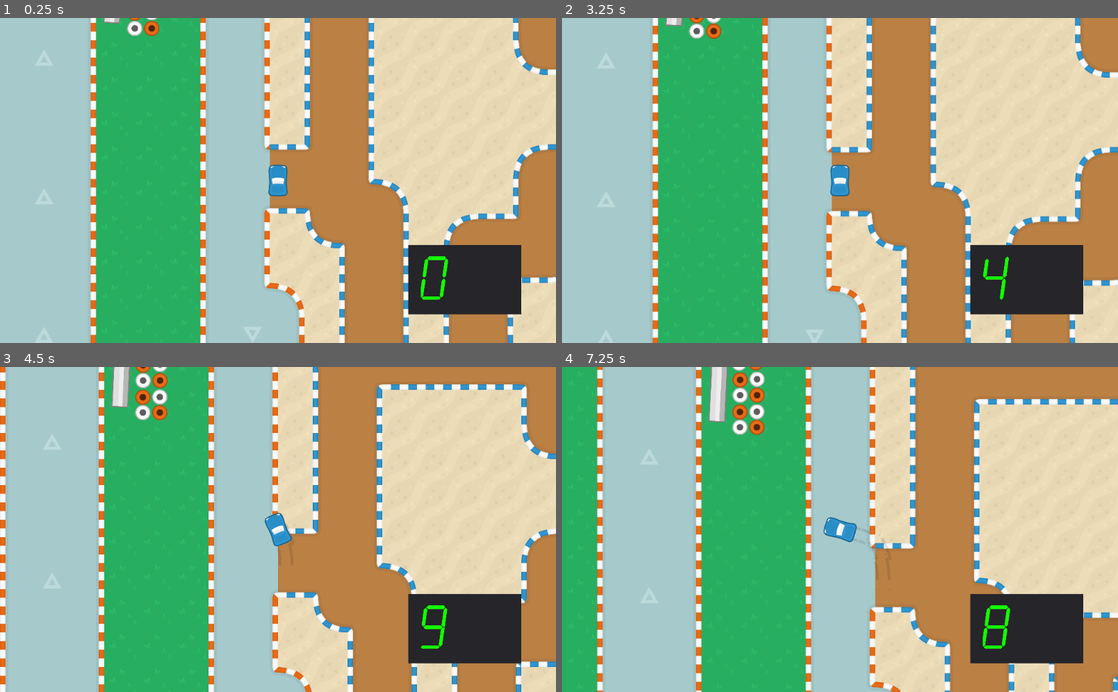
Above: before the commit, frames 1-4 (two rows, left to right).
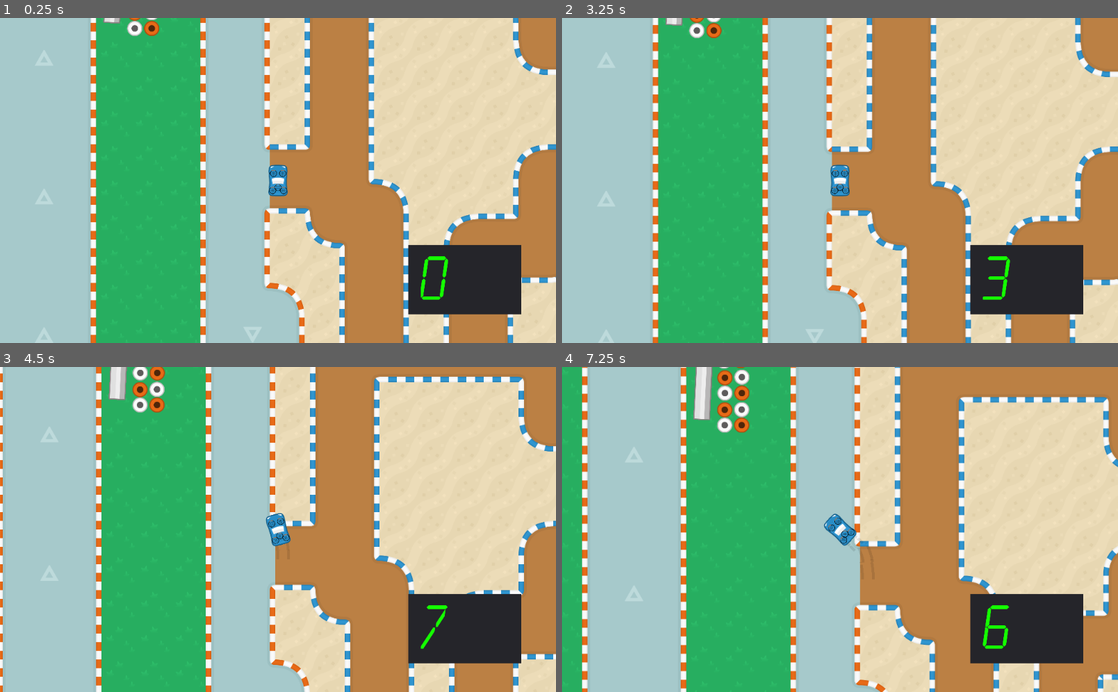
Above: after the commit, the same moments.

Repository: realtradam/optimal-direction
Game: Godot game, scene res://World.tscn
Two runs of this game, one before a commit and one after it. Both use one fixed random seed, a clock stepped at 60 frames per second and the inputs below.
Inputs:
- Up to frame 1 (0.25 s): no input
- Up to frame 2 (3.25 s): tap Enter at 0.5, 2 s; hold D (steer_right) 0.53-1.28 s; hold Shift (grip) 0.53-1.28 s; tap Space (brake) at 1.25, 2.75 s; hold Space (brake) 1.28-2.03 s; tap Shift (grip) at 1.35, 2.85 s; hold D (steer_right) 2.03-2.78 s; hold Shift (grip) 2.03-2.78 s; hold W (forward) from 2.78 s (still down)
- Up to frame 3 (4.5 s): release W (forward) at 3.53 s; hold Shift (grip) 3.53-4.28 s; hold A (steer_left) from 3.53 s (still down); tap Shift (grip) at 4.35 s
- Up to frame 4 (7.25 s): release A (steer_left) at 5.03 s; hold Space (brake) 5.03-5.78 s; hold Shift (grip) 5.03-5.78 s; hold D (steer_right) 5.78-6.53 s; tap Shift (grip) at 5.85 s; hold W (forward) from 6.53 s (still down); hold Shift (grip) from 6.53 s (still down)

The runs differ from the first frame. In frame 1, less than 0.1% of the frame differs, in the area x 48-52%, y 46-55%; in frame 2, 2.2%; in frame 3, 12%; in frame 4, 25%, in the area x 3-100%, y 0-100%.

Commit message:
Wheels have been made more modular and easier to modify properties

Diff:
--- a/Racing-Game/4WheelCar/4WheelCar.tscn
+++ b/Racing-Game/4WheelCar/4WheelCar.tscn
@@ -1,34 +1,37 @@
-[gd_scene load_steps=10 format=2]
+[gd_scene load_steps=8 format=2]
 
 [ext_resource path="res://4WheelCar/CarBody.gd" type="Script" id=1]
 [ext_resource path="res://Art(non-orig)/PNG/Cars/big/blue/car_blue_2.png" type="Texture" id=2]
-[ext_resource path="res://4WheelCar/FrontWheel.gd" type="Script" id=3]
-[ext_resource path="res://4WheelCar/Skid/SkidController.gd" type="Script" id=4]
-[ext_resource path="res://4WheelCar/BackWheel.gd" type="Script" id=5]
-
-[sub_resource type="RectangleShape2D" id=1]
+[ext_resource path="res://Art(non-orig)/crosshair(isorig).png" type="Texture" id=3]
+[ext_resource path="res://4WheelCar/CarProperties.gd" type="Script" id=6]
+[ext_resource path="res://4WheelCar/WheelCreation.gd" type="Script" id=9]
 
 [sub_resource type="RectangleShape2D" id=2]
 extents = Vector2( 35.7301, 58.1399 )
 
-[sub_resource type="RectangleShape2D" id=3]
-extents = Vector2( 6.93714, 14.1584 )
-
-[sub_resource type="RectangleShape2D" id=4]
-extents = Vector2( 7.07375, 14.3787 )
+[sub_resource type="RectangleShape2D" id=1]
 
 [node name="4WheelCar" type="Node"]
+script = ExtResource( 6 )
 
 [node name="CarBody" type="RigidBody2D" parent="."]
 position = Vector2( -0.446396, -0.582428 )
 z_index = 1
-mass = 20.0
+mass = 30.0
 script = ExtResource( 1 )
+
+[node name="Sprite" type="Sprite" parent="CarBody"]
+texture = ExtResource( 2 )
+
+[node name="CollisionShape2D" type="CollisionShape2D" parent="CarBody"]
+visible = false
+modulate = Color( 0, 0, 0, 1 )
+shape = SubResource( 2 )
 
 [node name="Engine" type="RigidBody2D" parent="CarBody"]
 position = Vector2( 0, 26 )
 z_index = 2
-mass = 30.0
+mass = 10.0
 
 [node name="CollisionShape2D" type="CollisionShape2D" parent="CarBody/Engine"]
 z_index = 2
@@ -38,105 +41,13 @@
 "_edit_group_": true
 }
 
-[node name="Sprite" type="Sprite" parent="CarBody"]
-texture = ExtResource( 2 )
-
-[node name="CollisionShape2D" type="CollisionShape2D" parent="CarBody"]
-visible = false
-modulate = Color( 0, 0, 0, 1 )
-shape = SubResource( 2 )
+[node name="Sprite" type="Sprite" parent="CarBody/Engine"]
+texture = ExtResource( 3 )
 
 [node name="Wheels" type="Node" parent="CarBody"]
-
-[node name="FRWheel" type="RigidBody2D" parent="CarBody/Wheels"]
-position = Vector2( 24.7786, -36.8564 )
-mass = 15.0
-linear_damp = 0.4
-angular_damp = 7.04
-script = ExtResource( 3 )
-__meta__ = {
-"_edit_group_": true
-}
-
-[node name="CollisionShape2D" type="CollisionShape2D" parent="CarBody/Wheels/FRWheel"]
-shape = SubResource( 3 )
-disabled = true
-
-[node name="SkidController4" type="Node" parent="CarBody/Wheels/FRWheel"]
-script = ExtResource( 4 )
-
-[node name="FLWheel" type="RigidBody2D" parent="CarBody/Wheels"]
-position = Vector2( -25.6184, -36.8564 )
-mass = 15.0
-linear_damp = 0.4
-angular_damp = 7.04
-script = ExtResource( 3 )
-__meta__ = {
-"_edit_group_": true
-}
-
-[node name="CollisionShape2D" type="CollisionShape2D" parent="CarBody/Wheels/FLWheel"]
-shape = SubResource( 4 )
-disabled = true
-
-[node name="SkidController3" type="Node" parent="CarBody/Wheels/FLWheel"]
-script = ExtResource( 4 )
-
-[node name="BLWheel" type="RigidBody2D" parent="CarBody/Wheels"]
-position = Vector2( -22.4074, 38.5726 )
-mass = 15.0
-linear_damp = 0.4
-angular_damp = 7.04
-script = ExtResource( 5 )
-__meta__ = {
-"_edit_group_": true
-}
-
-[node name="CollisionShape2D" type="CollisionShape2D" parent="CarBody/Wheels/BLWheel"]
-shape = SubResource( 4 )
-disabled = true
-
-[node name="SkidController2" type="Node" parent="CarBody/Wheels/BLWheel"]
-script = ExtResource( 4 )
-
-[node name="BRWheel" type="RigidBody2D" parent="CarBody/Wheels"]
-position = Vector2( 21.2326, 38.4176 )
-mass = 15.0
-linear_damp = 0.4
-angular_damp = 7.04
-script = ExtResource( 5 )
-__meta__ = {
-"_edit_group_": true
-}
-
-[node name="CollisionShape2D" type="CollisionShape2D" parent="CarBody/Wheels/BRWheel"]
-shape = SubResource( 4 )
-disabled = true
-
-[node name="SkidController" type="Node" parent="CarBody/Wheels/BRWheel"]
-script = ExtResource( 4 )
-
-[node name="PinJointFR" type="PinJoint2D" parent="CarBody"]
-position = Vector2( 25.2246, -36.274 )
-node_a = NodePath("../Wheels/FRWheel")
-node_b = NodePath("..")
-
-[node name="PinJointBR" type="PinJoint2D" parent="CarBody"]
-position = Vector2( 21.6786, 39.155 )
-node_a = NodePath("../Wheels/BRWheel")
-node_b = NodePath("..")
-
-[node name="PinJointBL" type="PinJoint2D" parent="CarBody"]
-position = Vector2( -21.961, 39.155 )
-node_a = NodePath("../Wheels/BLWheel")
-node_b = NodePath("..")
-
-[node name="PinJointFL" type="PinJoint2D" parent="CarBody"]
-position = Vector2( -25.1724, -36.274 )
-node_a = NodePath("../Wheels/FLWheel")
-node_b = NodePath("..")
+script = ExtResource( 9 )
 
 [node name="PinjointEngine" type="PinJoint2D" parent="CarBody"]
 position = Vector2( 0, 26 )
-node_a = NodePath("../..")
+node_a = NodePath("../Engine")
 node_b = NodePath("..")
--- a/Racing-Game/4WheelCar/BackWheel.gd
+++ b/Racing-Game/4WheelCar/BackWheel.gd
@@ -33,6 +33,7 @@
 
 	if Input.is_action_pressed("forward"):
 		if !Input.is_action_pressed("brake"):
+			print("GO")
 			apply_central_impulse(Vector2(0,-gear(velocity, hp, acceleration)).rotated(carAngle)*delta*5000)
 		else:
 			pass
--- /dev/null
+++ b/Racing-Game/4WheelCar/BackWheel.tscn
@@ -0,0 +1,28 @@
+[gd_scene load_steps=5 format=2]
+
+[ext_resource path="res://4WheelCar/Skid/SkidController.gd" type="Script" id=1]
+[ext_resource path="res://4WheelCar/BackWheel.gd" type="Script" id=2]
+[ext_resource path="res://Art(non-orig)/crosshair(isorig).png" type="Texture" id=3]
+
+[sub_resource type="RectangleShape2D" id=1]
+extents = Vector2( 7.07375, 14.3787 )
+
+[node name="BackWheel" type="RigidBody2D"]
+z_index = 2
+mass = 15.0
+linear_damp = 0.4
+angular_damp = 7.04
+script = ExtResource( 2 )
+__meta__ = {
+"_edit_group_": true
+}
+
+[node name="CollisionShape2D" type="CollisionShape2D" parent="."]
+shape = SubResource( 1 )
+disabled = true
+
+[node name="SkidController2" type="Node" parent="."]
+script = ExtResource( 1 )
+
+[node name="Sprite" type="Sprite" parent="."]
+texture = ExtResource( 3 )
--- /dev/null
+++ b/Racing-Game/4WheelCar/CarProperties.gd
@@ -0,0 +1,23 @@
+extends Node
+
+var steerSplitA = 20
+var steerSplitB = 40
+var steerHeight = 2.6
+var steerLimit = 73
+var steerMinimum = 1
+
+var hp = 4.0
+var acceleration = 5
+# Declare member variables here. Examples:
+# var a = 2
+# var b = "text"
+
+
+# Called when the node enters the scene tree for the first time.
+func _ready():
+	pass # Replace with function body.
+
+
+# Called every frame. 'delta' is the elapsed time since the previous frame.
+#func _process(delta):
+#	pass
--- /dev/null
+++ b/Racing-Game/4WheelCar/FrontWheel.tscn
@@ -0,0 +1,28 @@
+[gd_scene load_steps=5 format=2]
+
+[ext_resource path="res://4WheelCar/Skid/SkidController.gd" type="Script" id=1]
+[ext_resource path="res://4WheelCar/FrontWheel.gd" type="Script" id=2]
+[ext_resource path="res://Art(non-orig)/crosshair(isorig).png" type="Texture" id=3]
+
+[sub_resource type="RectangleShape2D" id=1]
+extents = Vector2( 6.93714, 14.1584 )
+
+[node name="FrontWheel" type="RigidBody2D"]
+z_index = 2
+mass = 15.0
+linear_damp = 0.4
+angular_damp = 7.04
+script = ExtResource( 2 )
+__meta__ = {
+"_edit_group_": true
+}
+
+[node name="CollisionShape2D" type="CollisionShape2D" parent="."]
+shape = SubResource( 1 )
+disabled = true
+
+[node name="SkidController4" type="Node" parent="."]
+script = ExtResource( 1 )
+
+[node name="Sprite" type="Sprite" parent="."]
+texture = ExtResource( 3 )
--- a/Racing-Game/4WheelCar/Wheel.gd
+++ b/Racing-Game/4WheelCar/Wheel.gd
@@ -24,9 +24,20 @@
 func _process(_delta):
 	pass
 
-
-
-
+func initVars(dataArray):
+#	#---Creating and attaching pinjoint to wheel
+	var tempA = PinJoint2D.new()
+	tempA.set_position(Vector2(dataArray[0],dataArray[1]))
+#	var tempB = Sprite.new()
+	print(get_parent().get_parent().get_path())
+	tempA.set_node_a(get_path())
+	tempA.set_node_b(get_parent().get_parent().get_path())
+	tempA.softness = 0
+	tempA.bias = 0
+	tempA.disable_collision = true
+	get_parent().add_child(tempA)
+#	#---
+	pass
 
 func null_slide(var strength, var delta):
 	#strength is how strong you would like the nullify to be
--- /dev/null
+++ b/Racing-Game/4WheelCar/WheelCreation.gd
@@ -0,0 +1,36 @@
+extends Node
+
+
+# Declare member variables here. Examples:
+# var a = 2
+# var b = "text"
+
+
+# Called when the node enters the scene tree for the first time.
+func _ready():
+	createWheel("front", [17,-27])
+	createWheel("front", [-17,-27])
+	createWheel("back", [20,36])
+	createWheel("back", [-20,36])
+	pass # Replace with function body.
+
+
+# Called every frame. 'delta' is the elapsed time since the previous frame.
+#func _process(delta):
+#	pass
+
+func createWheel(type,dataArray):
+	if(type == "front"):
+		var wheeltemp_resource = load("res://4WheelCar/FrontWheel.tscn")
+		var wheeltemp = wheeltemp_resource.instance()
+		wheeltemp.set_position(Vector2(dataArray[0],dataArray[1]))
+		add_child(wheeltemp)
+		wheeltemp.initVars(dataArray)
+
+#		add_child(tempA)
+	elif(type == "back"):
+		var wheeltemp_resource = load("res://4WheelCar/BackWheel.tscn")
+		var wheeltemp = wheeltemp_resource.instance()
+		wheeltemp.set_position(Vector2(dataArray[0],dataArray[1]))
+		add_child(wheeltemp)
+		wheeltemp.initVars(dataArray)
Binary file added: Racing-Game/Art(non-orig)/crosshair(isorig).png
Not shown, added: Racing-Game/Art(non-orig)/crosshair(isorig).png.import
